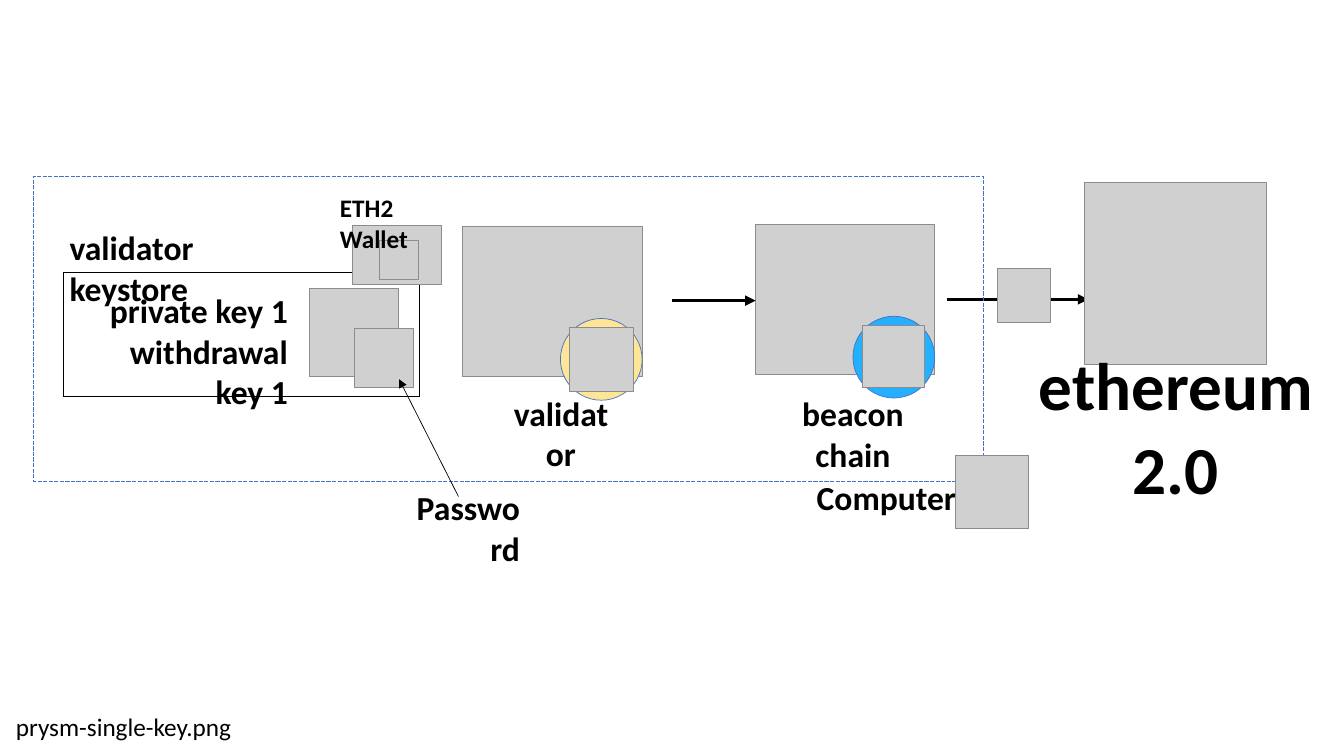
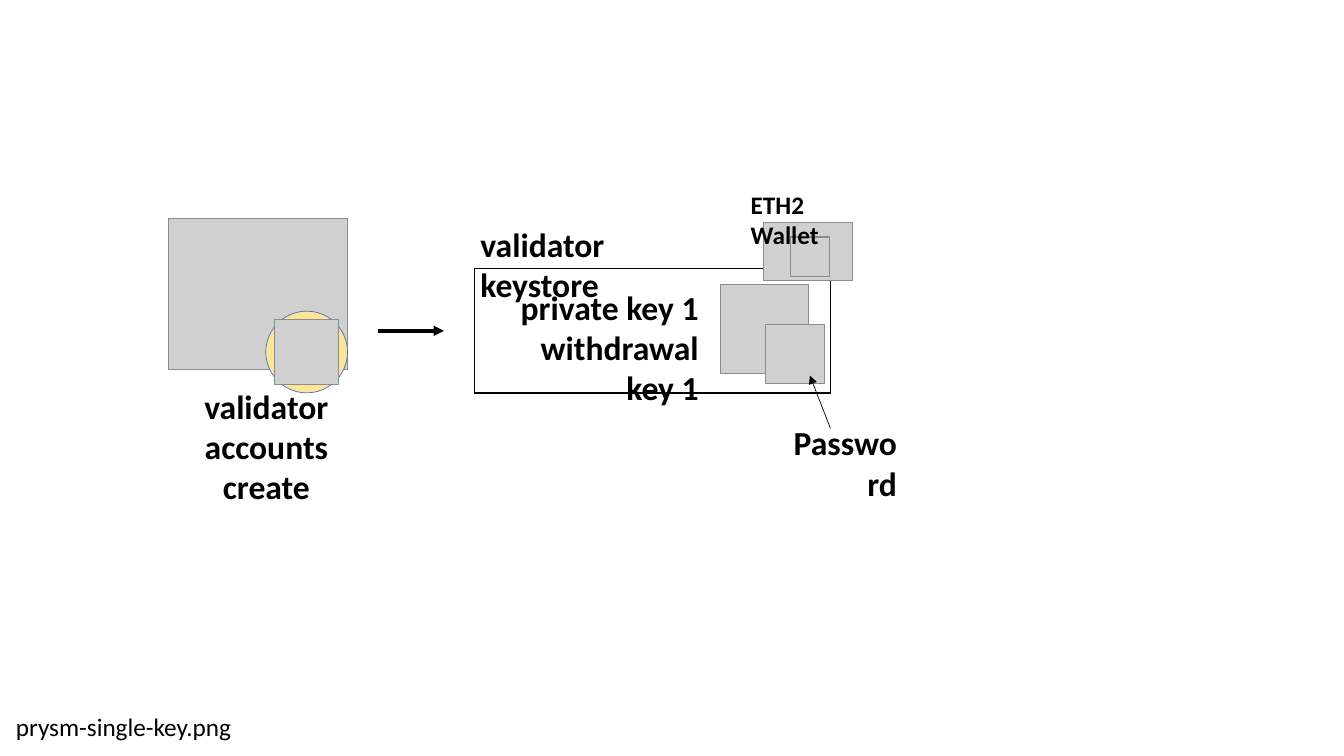
Before and after one commit to prysmaticlabs/documentation, a slide deck: slide 5 of website/static/img/Prysm_Docs.pptx. Drawn at 1344x756 pixels with LibreOffice and Linux fonts; fonts in the diff are those of the drawing; grey boxes stand for pictures. Boxes give left, top, right and bottom in pixels: in the first picture for what was removed or moved away, otherwise in the second. Text is boxed around its words. In the diff, an @@ line names an element or a change of style, - is before the commit and + after.

```diff
--- a/website/static/img/Prysm_Docs.pptx
+++ b/website/static/img/Prysm_Docs.pptx
@@ rectangle removed at (33,176,983,482) @@
@@ picture removed at (1085,184,1266,365) @@
@@ picture: place and size @@
-picture at (463,226,642,377)
+picture at (168,219,348,370)
@@ picture removed at (755,224,935,375) @@
@@ 4 pictures, 3 texts, 1 rectangle: place and size @@
-4 pictures, 3 texts, 1 rectangle at (64,200,442,410)
+4 pictures, 3 texts, 1 rectangle at (475,197,852,406)
@@ picture removed at (997,268,1051,322) @@
@@ arrow removed from (947, 299) to (1089, 299) @@
@@ ellipse: place and size @@
-ellipse at (561,319,642,400)
+ellipse at (266,312,348,393)
@@ picture: place and size @@
-picture at (570,328,634,392)
+picture at (274,320,339,384)
@@ arrow removed from (671, 300) to (756, 300) @@
@@ ellipse removed at (853,317,935,398) @@
@@ picture removed at (863,326,926,388) @@
@@ arrow added from (378, 331) to (444, 331), #000000 2.5 pt @@
@@ text removed at (1039,354,1313,495) @@
-ethereum
-2.0
@@ text "validator": place and size @@
-text "validator" at (70,236,194,261)
+text "validator" at (204,391,328,500)
@@ arrow moved from (459, 497) - (399, 379) to (831, 429) - (810, 376) @@
@@ text "Password": place and size @@
-text "Password" at (395,483,529,533)
+text "Password" at (772,417,906,468)
@@ text removed at (802,402,903,468) @@
-beacon chain
@@ text at (205,437,328,500): paragraph added @@
+accounts create
@@ picture removed at (955,456,1028,529) @@
@@ text removed at (817,483,956,519) @@
-Computer
```
Also in this commit, not shown: 2 other slides changed, 1 slide added, 10 other files.
